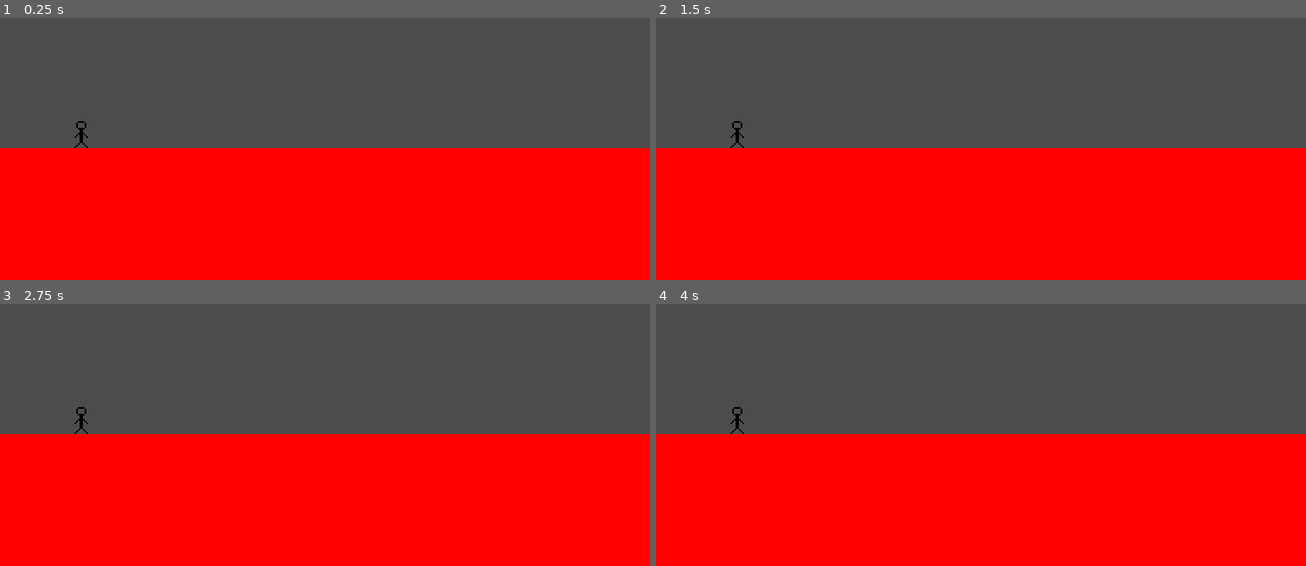
Above: before the commit, frames 1-4 (two rows, left to right).
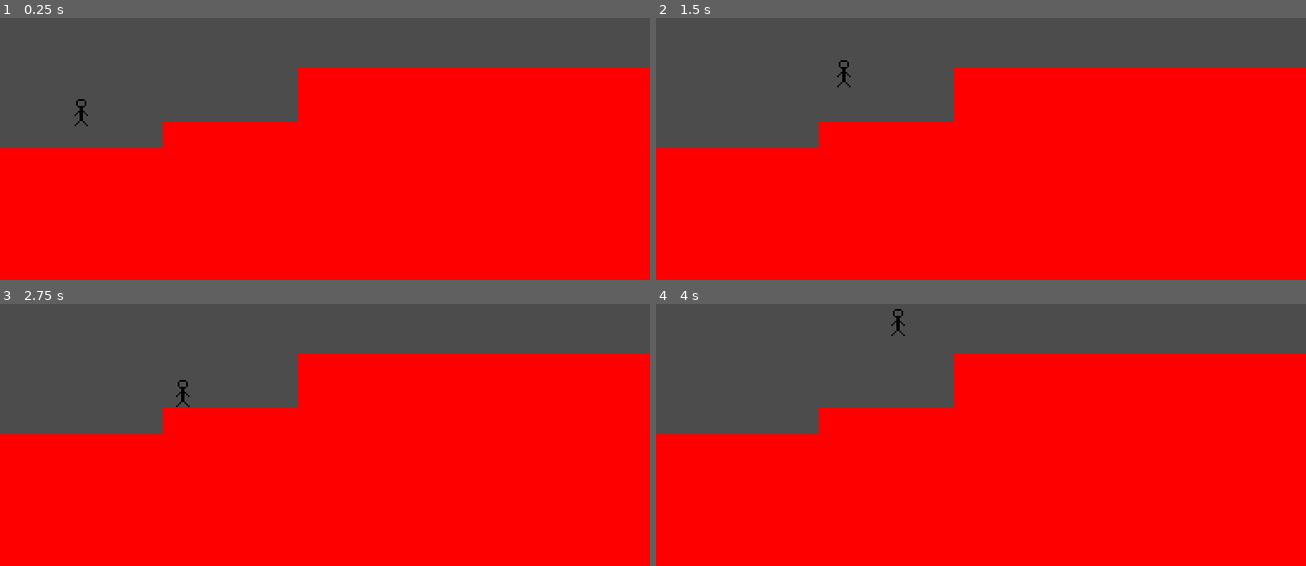
Above: after the commit, the same moments.

Repository: FelipePM01/Mirrim
Game: Godot game, scene res://Scenes/Test.tscn
The game is run twice, just before and just after one commit, with the same random seed, the same clock (stepped at 60 frames per second) and the same inputs.
Inputs:
- Up to frame 1 (0.25 s): no input
- Up to frame 2 (1.5 s): hold D (move_right) 0.53-1.28 s; hold W (jump) 0.53-1.28 s; tap Space (action) at 0.6 s; hold A (move_left) from 1.28 s (still down); tap W (jump) at 1.35 s
- Up to frame 3 (2.75 s): tap W (jump) at 1.52, 1.82 s; tap Space (action) at 1.55, 2.1 s; release A (move_left) at 2.03 s; hold D (move_right) from 2.03 s (still down); hold W (jump) from 2.03 s (still down)
- Up to frame 4 (4 s): release W (jump) at 2.78 s; tap Space (action) at 2.85 s; tap W (jump) at 3.02, 3.32 s; release D (move_right) at 3.53 s; hold A (move_left) from 3.53 s (still down); hold W (jump) from 3.53 s (still down)

The runs differ from the first frame. In frame 1, 19% of the frame differs, in the area x 11-100%, y 18-50%; in frame 2, 19%, in the area x 11-100%, y 16-50%; in frame 3, 19%; in frame 4, 19%.
Error before the commit: Parse Error: The identifier "jump_logged" isn't declared in the current scope. (res://Scripts/Player.gd:70)

Commit message:
Basic player movement

Diff:
--- a/Mirrim/Scenes/Player.tscn
+++ b/Mirrim/Scenes/Player.tscn
@@ -7,11 +7,19 @@
 radius = 4.0
 height = 8.0
 
+[sub_resource type="RectangleShape2D" id=2]
+extents = Vector2( 4, 2 )
+
 [node name="Player" type="KinematicBody2D"]
+collision_layer = 4
 script = ExtResource( 1 )
 
 [node name="PhysicsHitbox" type="CollisionShape2D" parent="."]
 shape = SubResource( 1 )
+
+[node name="FeetHitbox" type="CollisionShape2D" parent="."]
+position = Vector2( 0, 6 )
+shape = SubResource( 2 )
 
 [node name="Sprite" type="Sprite" parent="."]
 texture = ExtResource( 2 )
@@ -28,4 +36,16 @@
 enabled = true
 cast_to = Vector2( 0, 4 )
 
+[node name="ActionRaycast" type="RayCast2D" parent="Raycasts"]
+enabled = true
+cast_to = Vector2( 16, 0 )
+collision_mask = 2
+
 [node name="CoyoteTimer" type="Timer" parent="."]
+one_shot = true
+
+[node name="LogJumpTimer" type="Timer" parent="."]
+one_shot = true
+
+[connection signal="timeout" from="CoyoteTimer" to="." method="end_coyote_time"]
+[connection signal="timeout" from="LogJumpTimer" to="." method="unlog_jump"]
--- a/Mirrim/Scenes/Test.tscn
+++ b/Mirrim/Scenes/Test.tscn
@@ -35,7 +35,7 @@
 tile_set = SubResource( 1 )
 cell_size = Vector2( 16, 16 )
 format = 1
-tile_data = PoolIntArray( 786432, -1610612736, 0, 786433, -1610612 …(2864 unchanged characters)…
+tile_data = PoolIntArray( 589835, 0, 0, 589836, 0, 0, 589837, 0, 0, 589838, 0, 0, 589839, 0, 0, 589840, 0, 0, 589841, 0, 0, 589842, 0, 0, 589843, 0, 0, 589844, 0, 0, 589845, 0, 0, 589846, 0, 0, 589847, 0, 0, 655371, 0, 0, 655372, 0, 0, 655373, 0, 0, 655374, 0, 0, 655375, 0, 0, 655376, 0, 0, 655377, 0, 0, 655378, 0, 0, 655379, 0, 0, 655380, 0, 0, 655381, 0, 0, 655382, 0, 0, 655383, 0, 0, 720902, 0, 0, 720903, 0, 0, 720904, 0, 0, 720905, 0, 0, 720906, 0, 0, 720907, 0, 0, 720908, 0, 0, 720909, 0, 0, 720910, 0, 0, 720911, 0, 0, 720912, 0, 0, 720913, 0, 0, 720914, 0, 0, 720915, 0, 0, 720916, 0, 0, 720917, 0, 0, 720918, 0, 0, 720919, 0, 0, 786432, -1610612736, 0, 786433, -1610612 …(2864 unchanged characters)…
 
 [node name="Player" parent="." instance=ExtResource( 1 )]
-position = Vector2( 48, 184 )
+position = Vector2( 48, 140 )
--- a/Mirrim/Scripts/Global.gd
+++ b/Mirrim/Scripts/Global.gd
@@ -1,19 +1,23 @@
 extends Node
 
 
-const MOVE_SPEED = 150
-const HEAVY_MOVE_SPEED = 90
+const MOVE_SPEED = 110
+const HEAVY_MOVE_SPEED = 60
 
-const FALL_SPEED = 300
+const FALL_SPEED = 250
 
-const JUMP_SPEED = 600
-const HEAVY_JUMP_SPEED = 150
+const JUMP_SPEED = 50
+const HEAVY_JUMP_SPEED = 40
 
 const ACCELERATION = 0.2
-const HEAVY_ACCELERATION = 0.05
+const AIR_ACCELERATION = 0.1
+const HEAVY_ACCELERATION = 0.1
+const AIR_HEAVY_ACCELERATION = 0.05
 
-const GRAVITY = 0.08
-const HELD_GRAVITY = 0.001
+const GRAVITY = 0.09
+const HELD_GRAVITY = 0.035
+
+const ACTION_RAYCAST_LENGHT = 16
 
 const COYOTE_TIME = 0.07
 const LOG_JUMP_TIME = 0.07
--- a/Mirrim/Scripts/Player.gd
+++ b/Mirrim/Scripts/Player.gd
@@ -1,16 +1,21 @@
 extends KinematicBody2D
 
 
+var dir = Vector2(1, 0)
 var vel = Vector2(0, 0)
+var carried = null
 var is_carrying = false
 var coyote_timed = false
 var can_jump = true
+var jump_logged = false
 
 
 onready var floor_detector_left = get_node("Raycasts/FloorDetectorLeft")
 onready var floor_detector_right = get_node("Raycasts/FloorDetectorRight")
+onready var action_raycast = get_node("Raycasts/ActionRaycast")
 
 onready var coyote_timer = get_node("CoyoteTimer")
+onready var log_jump_timer = get_node("LogJumpTimer")
 
 
 func _ready():
@@ -18,6 +23,8 @@
 
 
 func _physics_process(delta):
+	dir_process()
+	pickup_process()
 	move_process()
 
 
@@ -33,8 +40,12 @@
 
 func get_acceleration():
 	if is_carrying:
-		return Global.HEAVY_ACCELERATION
-	return Global.ACCELERATION
+		if check_on_floor():
+			return Global.HEAVY_ACCELERATION
+		return Global.AIR_HEAVY_ACCELERATION
+	if check_on_floor():
+		return Global.ACCELERATION
+	return Global.AIR_ACCELERATION
 
 
 func get_gravity():
@@ -56,7 +67,7 @@
 # Leaves a little window in which the player can jump after leaving the ground
 func start_coyote_time():
 	coyote_timed = true
-	coyote_timer.start(Global.COYOT)
+	coyote_timer.start(Global.COYOTE_TIME)
 
 
 # Called on coyote time timer timeout. Ends coyote time
@@ -68,7 +79,7 @@
 # the ground
 func log_jump():
 	jump_logged = true
-	log_jump_timer.start()
+	log_jump_timer.start(Global.LOG_JUMP_TIME)
 
 
 # Called on log jump timer timeout. Unlogs a jump
@@ -76,15 +87,50 @@
 	jump_logged = false
 
 
+func get_add_jump_vel():
+	if check_on_floor():
+		coyote_timed = false
+		can_jump = true
+	else:
+		if not coyote_timed:
+			start_coyote_time()
+
+	if Input.is_action_just_pressed("jump"):
+		log_jump()
+
+	if jump_logged and can_jump:
+		return Vector2(0, -get_jump_speed())
+	return Vector2(0, 0)
+
+
+func dir_process():
+	if vel[0] > 0:
+		dir = Vector2(1, 0)
+	elif vel[0] < 0:
+		dir = Vector2(-1, 0)
+
+
+func pickup_process():
+	if Input.is_action_just_pressed("action"):
+		if not is_carrying:
+			if check_on_floor() and action_raycast.is_colliding():
+				carried = action_raycast.get_collider()
+				is_carrying = true
+				carried.pickup(self)
+		else:
+			carried.drop()
+			carried = null
+			is_carrying = false
+
+
 func move_process():
+	var jump_add_speed = get_jump_speed()
 	if check_on_floor() and Input.is_action_just_pressed("jump"):
-		vel[1] = -get_jump_speed()
+		vel[1] = -jump_add_speed
 
-	var h_aim_vel = get_input_dir() * get_move_speed()
-	var v_aim_vel = Global.FALL_SPEED
+	var h_vel = Vector2(vel[0], 0).linear_interpolate(get_move_speed() * Vector2(get_input_dir(), 0), get_acceleration())
+	var v_vel = Vector2(0, vel[1]).linear_interpolate(Global.FALL_SPEED * Vector2(0, 1), get_gravity()) + get_add_jump_vel()
 
-	var new_vel = Vector2(vel[0], vel[1])
-	vel = vel.linear_interpolate(Vector2(h_aim_vel, 0), get_acceleration())
-	vel = vel.linear_interpolate(Vector2(0, v_aim_vel), get_gravity())
+	vel = h_vel + v_vel
 
 	move_and_slide(vel)
Not shown: 1 places in Mirrim/Scenes/Player.tscn that only renumber resources
